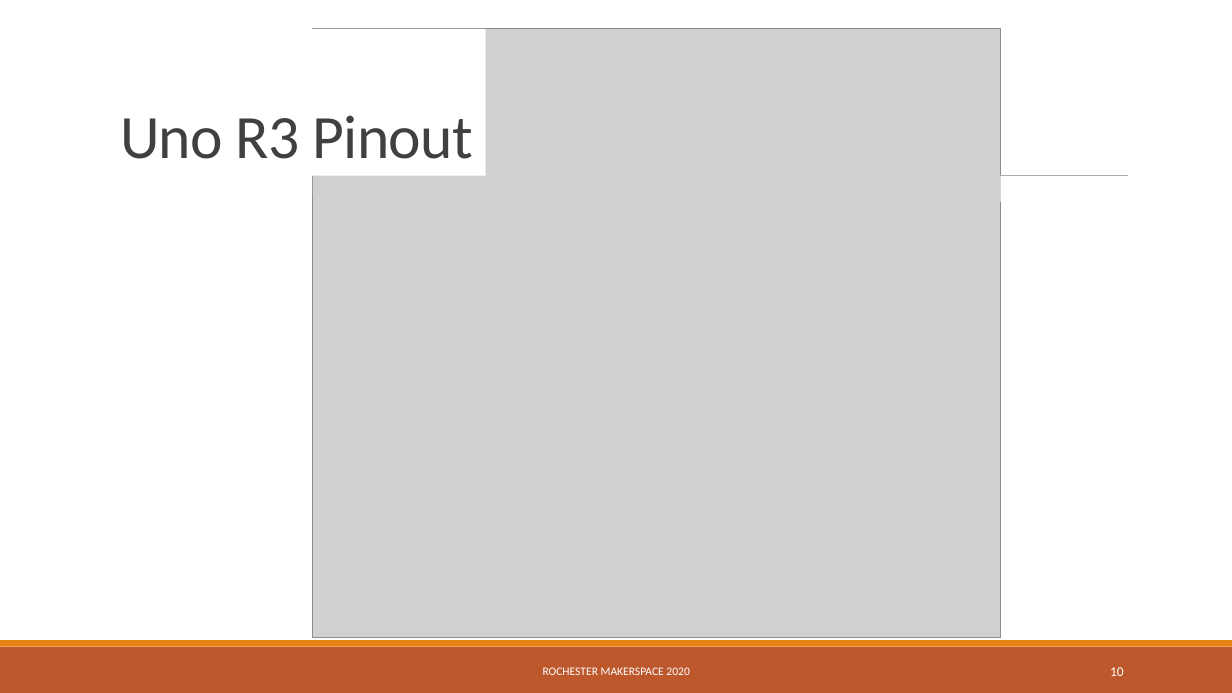
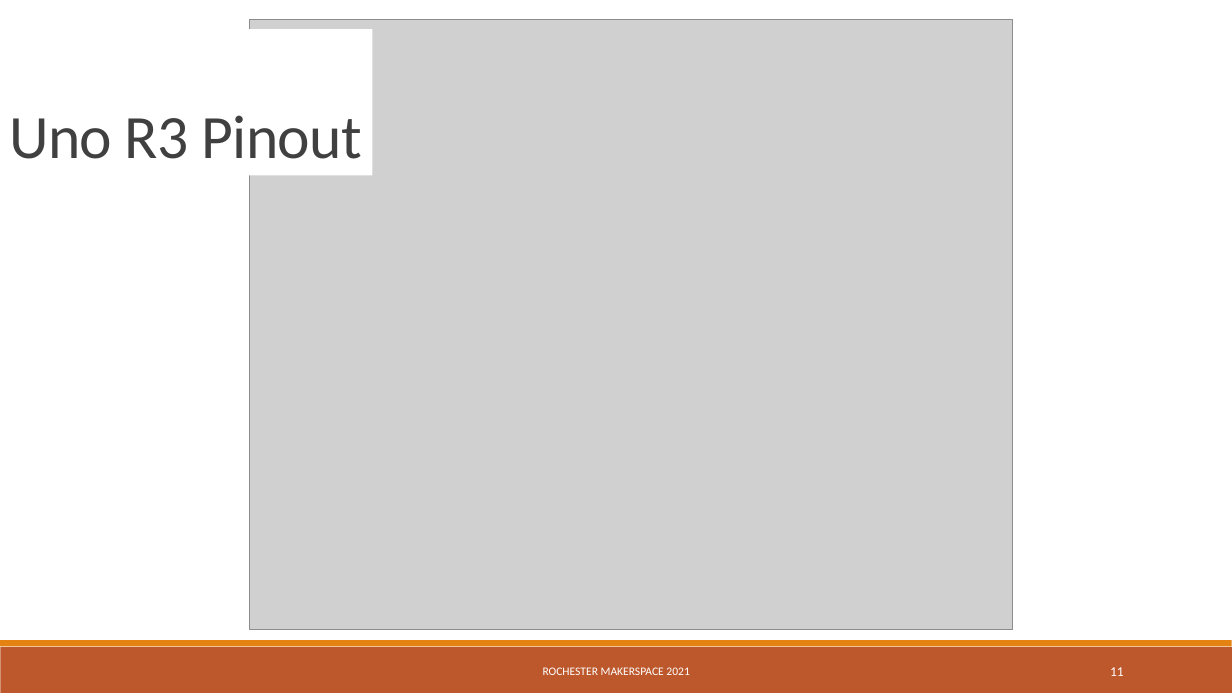
Before and after one commit to RochesterMakerSpace/ArduinoClass, a slide deck: slide 11 of docs/Introduction to Arduino.pptx (slide 10 before the commit). Drawn at 1232x693 pixels with LibreOffice and Linux fonts; fonts in the diff are those of the drawing; grey boxes stand for pictures. Boxes give left, top, right and bottom in pixels: in the first picture for what was removed or moved away, otherwise in the second. Text is boxed around its words. In the diff, an @@ line names an element or a change of style, - is before the commit and + after.

```diff
--- a/docs/Introduction to Arduino.pptx
+++ b/docs/Introduction to Arduino.pptx
@@ title "Uno R3 Pinout": place and size @@
-title "Uno R3 Pinout" at <box>111,29,486,176</box>
+title "Uno R3 Pinout" at <box>0,29,372,176</box>
@@ picture: place and size @@
-picture at <box>312,29,1001,638</box>
+picture at <box>250,19,1013,629</box>
@@ line removed from (121, 176) to (1128, 176) @@
@@ rectangle removed at <box>1001,176,1188,201</box> @@
@@ text at <box>543,667,689,675</box>: text changed @@
-ROCHESTER MAKERSPACE 2020
+ROCHESTER MAKERSPACE 2021
@@ page number at <box>1110,667,1124,676</box>: text changed @@
-10
+11
```
Also in this commit, not shown: 12 other slides changed, 11 slides added, 7 other files.
